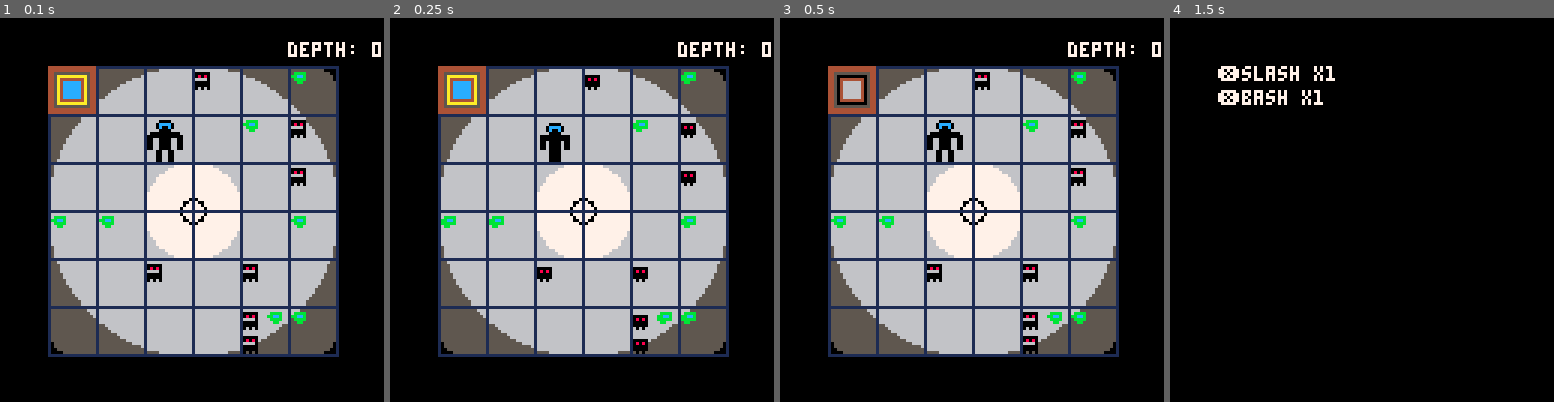
Above: before the commit, frames 1-4 (left to right).
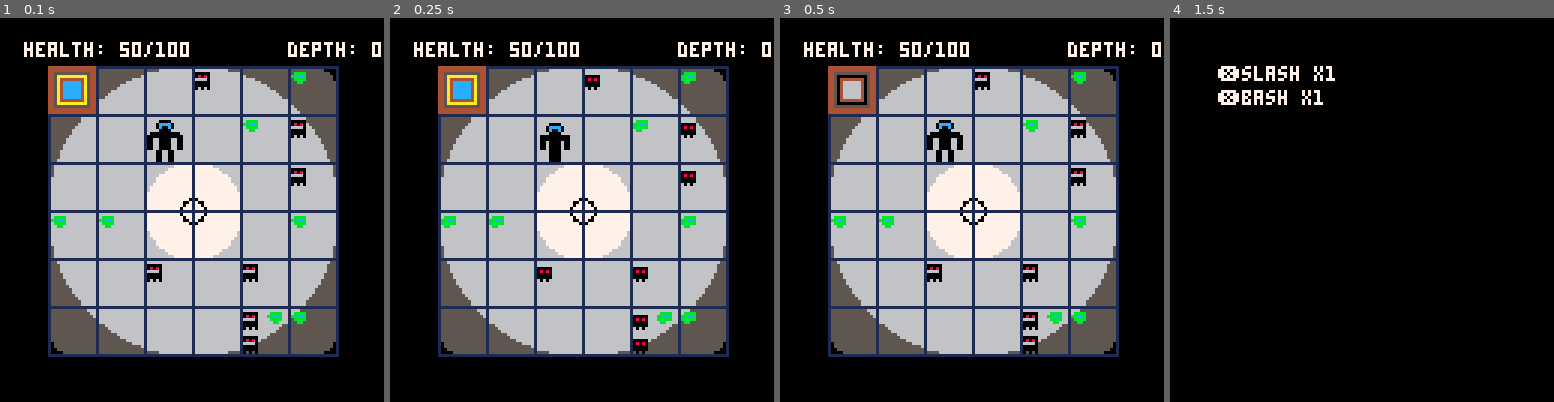
Above: after the commit, the same moments.

Repository: ash2q/into_madness
Game: PICO-8 cartridge into_madness.p8
The game is run twice, just before and just after one commit, with the same random seed, the same clock (stepped at 60 frames per second) and the same inputs.
Inputs:
- Up to frame 1 (0.1 s): no input
- Up to frame 2 (0.25 s): no input
- Up to frame 3 (0.5 s): tap X (X key) at 0.33 s
- Up to frame 4 (1.5 s): tap O (Z key) at 0.7 s; tap X (X key) at 1.07 s

The runs differ from the first frame. In frame 1, 0.7% of the frame differs, in the area x 6-50%, y 6-11%; in frame 2, 0.7%; in frame 3, 0.7%; in frame 4, nothing differs.

Commit message:
Changing how player modes will work

Diff:
--- a/into_madness.p8
+++ b/into_madness.p8
@@ -90,6 +90,7 @@
 	--r=gen_sword(40)
 	--tb_spawn_gear(r,4,5)
 	--trigger_swap(sword)
+	p1:to_fight()
 	gen_room()
 end
 
@@ -170,6 +171,8 @@
 
 
 function tb_draw_status()
+	print("health: "..p1.health.."/"..p1.max_health,
+		8,8,7)
 	print("depth: "..tb_depth,
 		96,8,7)
 end
@@ -550,7 +553,11 @@
 --😐 react mode
 --🐱 fight mode
 --☉ break mode
-
+p1_aspect={
+	fight=1,
+	react=2,
+	broken=3
+}
 p1={
 	name="player 1",
 	faction=0,
@@ -564,50 +571,39 @@
 	c_anim={64,64,72,72},
 	c_sz=2,
 	health=50,
+	max_health=100,
 	--energy and clarity
 	eng=0,
+	eng_rate=0.1,
 	max_eng=50,
 	clr=0,
+	clr_rate=0.1,
 	max_clr=50,
 	sanity=100,
 	--invincibility
 	inv_max=60,
 	inv_count=0,
 	gear={},
-	--changes between fight and
-	--react mode
-
-
 	idle=20,
+	--efforts is either acts or moves
+	--depending on p_type
+	efforts={},
+	moves={},
 	acts={},
 	fight_aspect={},
-	p_type=1,
+	p_type=p1_aspect.fight,
 	c_move_anim={128,130,132,134},
 	c_anim={128,128,134,134},
+
+	to_fight=function(self)
+		self.efforts=self.moves
+		self.p_type=p1_aspect.fight
+	end,
+	to_react=function(self)
+		self.efforts=self.acts
+		self.p_type=p1_aspect.react
+	end
 }
-p1_aspect={
-	fight=1,
-	react=2,
-	broken=3
-}
-p1_fight={
-	p_type=p1_aspect.fight,
-	moves={},
-	eng_rate=0.3,
-	clr_rate=0.1,
-	selected_move={},
-}
-p1_react={
-	p_type=p1_aspect.react,
-	moves={},
-	eng_rate=0.1,
-	clr_rate=0.2,
-	selected_move={},
-}
-p1_break={
-	p_type=p1_aspect.broken
-}
-
 
 
 int_warrior={
@@ -1284,7 +1280,13 @@
 --hud and swings
 
 function draw_hud()
-	rectfill(0,0,128,12,0)
+	local col=0
+	if p1.p_type==p1_aspect.react then
+		col=14
+	elseif p1.p_type==p1_aspect.fight then
+		col=12
+	end
+	rectfill(0,0,128,12,col)
 	color(7)
 	print("❎:",2,5,7)
 	palt(0,true)
@@ -1312,14 +1314,20 @@
 	end
 	meter(p1.eng,p1.max_eng,
 		40,4,col)
+	print("clr:", 60,5,7)
+	col=7
+	if p1.clr>=p1.max_clr then
+		col=11
+	end
+	meter(p1.clr,p1.max_clr,75,4,col)
 
 	draw_log()
 	draw_sanity()
 end
 
 function draw_sanity()
-	print("self:",78,4,7)
-	rect(98,1,107,10,6)
+	print("self:",98,4,7)
+	rect(118,1,127,10,6)
 	local s=48
 	if sanity<80 then
 		s=49
@@ -1335,7 +1343,7 @@
 	end
 	--palt(0,false)
 	palt(7,false)
-	spr(s,99,2)
+	spr(s,119,2)
 	palt(7,true)
 end
 
@@ -1394,7 +1402,7 @@
 function draw_dial()
 	local c=anim_c%3
 	--up
-	local a=p1.moves[3]
+	local a=p1.efforts[3]
 	local t="[empty]"
 	if a!=nil then
 		t=a.name
@@ -1407,7 +1415,7 @@
 	end
 	print(t,x+1,y+2,7)
 	--left
-	a=p1.moves[1]
+	a=p1.efforts[1]
 	t="[empty]"
 	if a!=nil then
 		t=a.name
@@ -1420,7 +1428,7 @@
 	end
 	print(t,x+1,y+2,7)
 	--down
-	a=p1.moves[4]
+	a=p1.efforts[4]
 	t="[empty]"
 	if a!=nil then
 		t=a.name
@@ -1434,7 +1442,7 @@
 	end
 	print(t,x+1,y+2,7)
 	--right
-	a=p1.moves[2]
+	a=p1.efforts[2]
 	t="[empty]"
 	if a!=nil then
 		t=a.name
@@ -2221,13 +2229,13 @@
 77700777777777777775707775757550577577550000400070000007777775757777777777770777cccc66c07000007770000077000000000000000000000000
 77700777777777777777777777757707575775570000400077777777777777557777777777777777000cccc07070707777070777000000000000000000000000
 ccccccccbbbbbbbbaaaaaaaa88188888000700000000000000000000000000000000000000000000000000000000000000000000000000000000000000000000
-ccccccccbbbbbbbbaaaaaaaa88881888007700700000000000000000000000000000000000000000000000000000000000000000000000000000000000000000
-c00cc00cb00bb00ba09aa90a80888808070700000000000000000000000000000000000000000000000000000000000000000000000000000000000000000000
-c00cc00cb00bb00ba00aa00a18088088770707700000000000000000000000000000000000000000000000000000000000000000000000000000000000000000
-ccccccccbbbbbbbbaaaaaaaa88881888770000700000000000000000000000000000000000000000000000000000000000000000000000000000000000000000
-c0cccc0cbbbbbbbbaa0909aa10919908700070770000000000000000000000000000000000000000000000000000000000000000000000000000000000000000
-cc0000ccbbb00bbbaa9090aa80000001007700770000000000000000000000000000000000000000000000000000000000000000000000000000000000000000
-ccccccccbbbbbbbbaaaaaaaa88188888700070000000000000000000000000000000000000000000000000000000000000000000000000000000000000000000
+ccccccccbbbbbbbbaaaaaaaa888818880077007008800cc006600660000000000000000000000000000000000000000000000000000000000000000000000000
+c00cc00cb00bb00ba09aa90a80888808070700000888ccc006666660000000000000000000000000000000000000000000000000000000000000000000000000
+c00cc00cb00bb00ba00aa00a1808808877070770008ccc0000666600000000000000000000000000000000000000000000000000000000000000000000000000
+ccccccccbbbbbbbbaaaaaaaa888818887700007000ccc80000666600000000000000000000000000000000000000000000000000000000000000000000000000
+c0cccc0cbbbbbbbbaa0909aa10919908700070774ccc888456666665000000000000000000000000000000000000000000000000000000000000000000000000
+cc0000ccbbb00bbbaa9090aa800000010077007704c0084005600650000000000000000000000000000000000000000000000000000000000000000000000000
+ccccccccbbbbbbbbaaaaaaaa88188888700070004040040450500505000000000000000000000000000000000000000000000000000000000000000000000000
 77777777777777777777777777777777777777777777777777777777777777777777777777777777777777777777777777777777777777770000000000000000
 777777777777777777777777777777777777777777777777777777777777777777777777777777777777777777bb77777777777777bb77770000000000000000
 77777777777777777777777777777777777777777777777777777777777777777777777777777777777777777bb37777777777777bb377770000000000000000
--- a/src/0.main.lua
+++ b/src/0.main.lua
@@ -87,6 +87,7 @@
 	--r=gen_sword(40)
 	--tb_spawn_gear(r,4,5)
 	--trigger_swap(sword)
+	p1:to_fight()
 	gen_room()
 end
 
@@ -167,6 +168,8 @@
 
 
 function tb_draw_status()
+	print("health: "..p1.health.."/"..p1.max_health,
+		8,8,7)
 	print("depth: "..tb_depth,
 		96,8,7)
 end
--- a/src/1.specs.lua
+++ b/src/1.specs.lua
@@ -16,7 +16,11 @@
 --😐 react mode
 --🐱 fight mode
 --☉ break mode
-
+p1_aspect={
+	fight=1,
+	react=2,
+	broken=3
+}
 p1={
 	name="player 1",
 	faction=0,
@@ -30,50 +34,39 @@
 	c_anim={64,64,72,72},
 	c_sz=2,
 	health=50,
+	max_health=100,
 	--energy and clarity
 	eng=0,
+	eng_rate=0.1,
 	max_eng=50,
 	clr=0,
+	clr_rate=0.1,
 	max_clr=50,
 	sanity=100,
 	--invincibility
 	inv_max=60,
 	inv_count=0,
 	gear={},
-	--changes between fight and
-	--react mode
-
-
 	idle=20,
+	--efforts is either acts or moves
+	--depending on p_type
+	efforts={},
+	moves={},
 	acts={},
 	fight_aspect={},
-	p_type=1,
+	p_type=p1_aspect.fight,
 	c_move_anim={128,130,132,134},
 	c_anim={128,128,134,134},
-}
-p1_aspect={
-	fight=1,
-	react=2,
-	broken=3
-}
-p1_fight={
-	p_type=p1_aspect.fight,
-	moves={},
-	eng_rate=0.3,
-	clr_rate=0.1,
-	selected_move={},
-}
-p1_react={
-	p_type=p1_aspect.react,
-	moves={},
-	eng_rate=0.1,
-	clr_rate=0.2,
-	selected_move={},
-}
-p1_break={
-	p_type=p1_aspect.broken
-}
-
+
+	to_fight=function(self)
+		self.efforts=self.moves
+		self.p_type=p1_aspect.fight
+	end,
+	to_react=function(self)
+		self.efforts=self.acts
+		self.p_type=p1_aspect.react
+	end
+}
 
 
 int_warrior={
--- a/src/3.hud.lua
+++ b/src/3.hud.lua
@@ -1,7 +1,13 @@
 --hud and swings
 
 function draw_hud()
-	rectfill(0,0,128,12,0)
+	local col=0
+	if p1.p_type==p1_aspect.react then
+		col=14
+	elseif p1.p_type==p1_aspect.fight then
+		col=12
+	end
+	rectfill(0,0,128,12,col)
 	color(7)
 	print("❎:",2,5,7)
 	palt(0,true)
@@ -29,14 +35,20 @@
 	end
 	meter(p1.eng,p1.max_eng,
 		40,4,col)
+	print("clr:", 60,5,7)
+	col=7
+	if p1.clr>=p1.max_clr then
+		col=11
+	end
+	meter(p1.clr,p1.max_clr,75,4,col)
 
 	draw_log()
 	draw_sanity()
 end
 
 function draw_sanity()
-	print("self:",78,4,7)
-	rect(98,1,107,10,6)
+	print("self:",98,4,7)
+	rect(118,1,127,10,6)
 	local s=48
 	if sanity<80 then
 		s=49
@@ -52,7 +64,7 @@
 	end
 	--palt(0,false)
 	palt(7,false)
-	spr(s,99,2)
+	spr(s,119,2)
 	palt(7,true)
 end
 
@@ -111,7 +123,7 @@
 function draw_dial()
 	local c=anim_c%3
 	--up
-	local a=p1.moves[3]
+	local a=p1.efforts[3]
 	local t="[empty]"
 	if a!=nil then
 		t=a.name
@@ -124,7 +136,7 @@
 	end
 	print(t,x+1,y+2,7)
 	--left
-	a=p1.moves[1]
+	a=p1.efforts[1]
 	t="[empty]"
 	if a!=nil then
 		t=a.name
@@ -137,7 +149,7 @@
 	end
 	print(t,x+1,y+2,7)
 	--down
-	a=p1.moves[4]
+	a=p1.efforts[4]
 	t="[empty]"
 	if a!=nil then
 		t=a.name
@@ -151,7 +163,7 @@
 	end
 	print(t,x+1,y+2,7)
 	--right
-	a=p1.moves[2]
+	a=p1.efforts[2]
 	t="[empty]"
 	if a!=nil then
 		t=a.name
Not shown, changed: README.md
